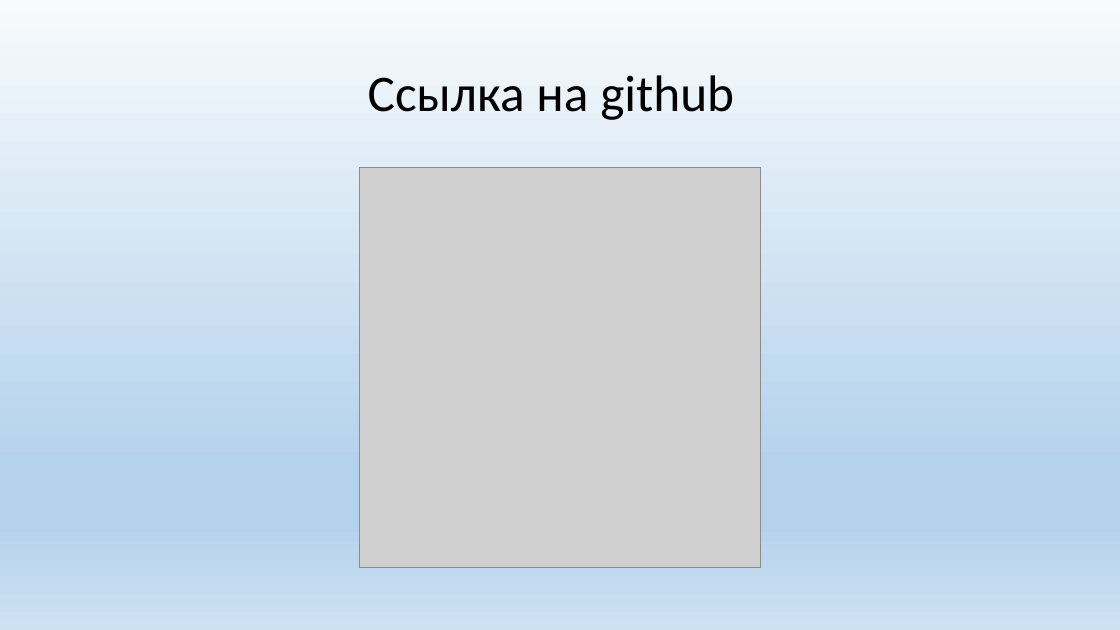
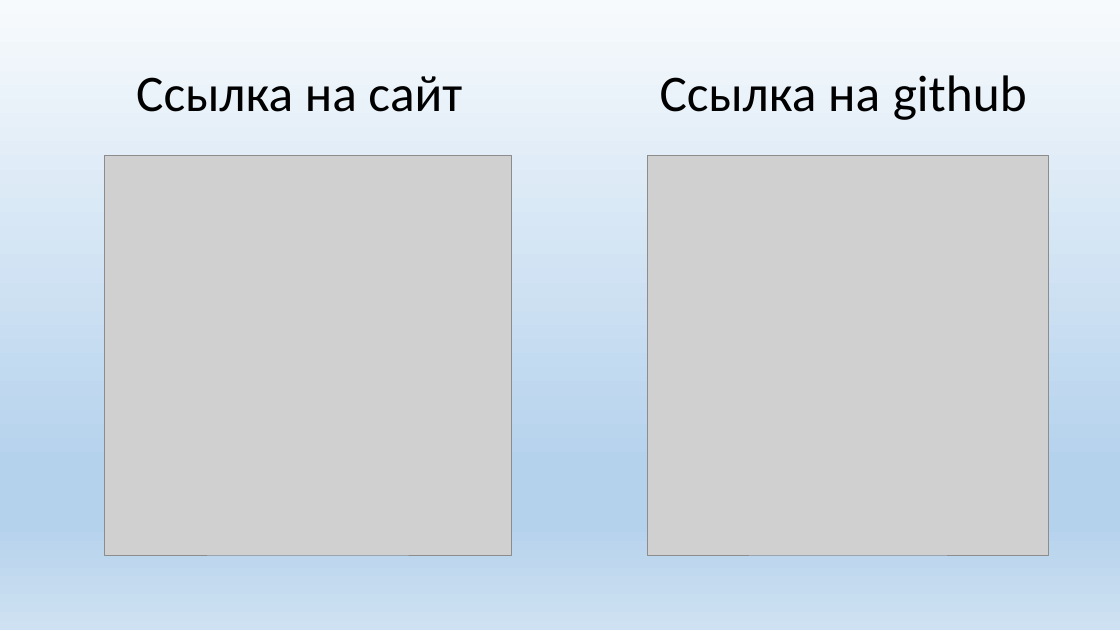
Before and after one commit to kirpd/OnlineLibrary, a slide deck: slide 18 of Презентация.pptx. Drawn at 1120x630 pixels with LibreOffice and Linux fonts; fonts in the diff are those of the drawing; grey boxes stand for pictures. Boxes give left, top, right and bottom in pixels: in the first picture for what was removed or moved away, otherwise in the second. Text is boxed around its words. In the diff, an @@ line names an element or a change of style, - is before the commit and + after.

Commit message:
Eighth commit: small change in Презентация.pptx.

```diff
--- a/Презентация.pptx
+++ b/Презентация.pptx
@@ title at (136,75,1027,120): text changed @@
-Ссылка на github
+Ссылка на сайт Ссылка на github
@@ picture added at (105,155,512,555) @@
@@ picture: place and size @@
-picture at (360,168,761,568)
+picture at (648,155,1049,555)
```
